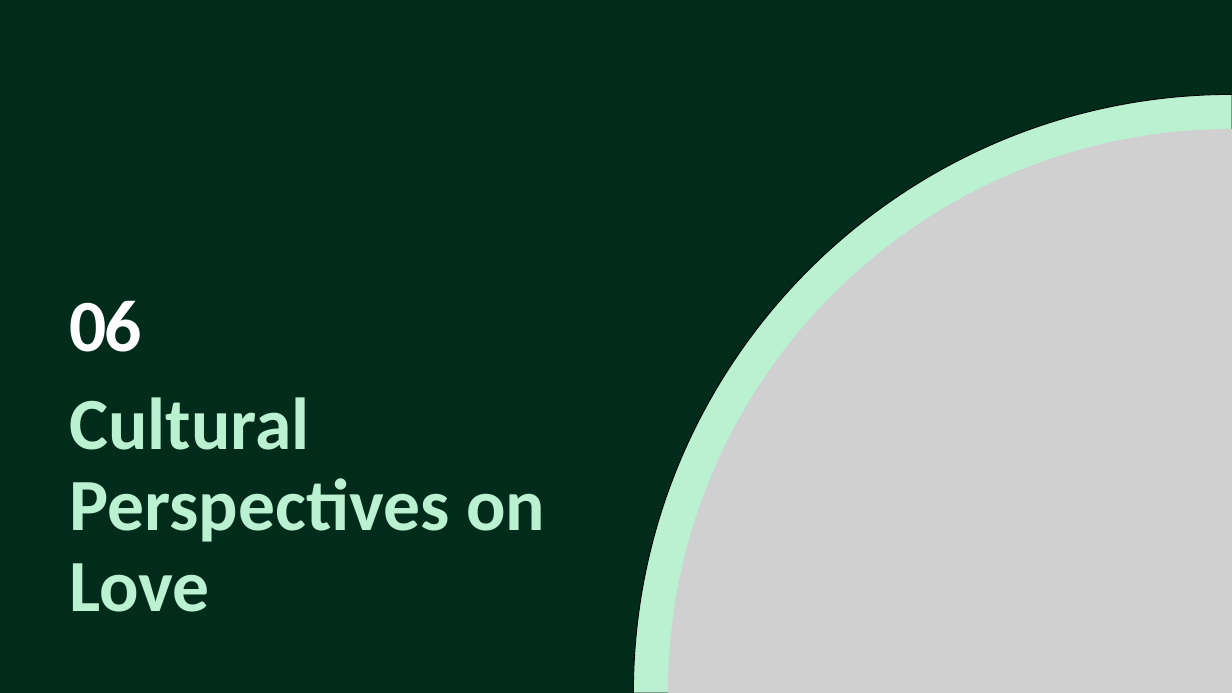
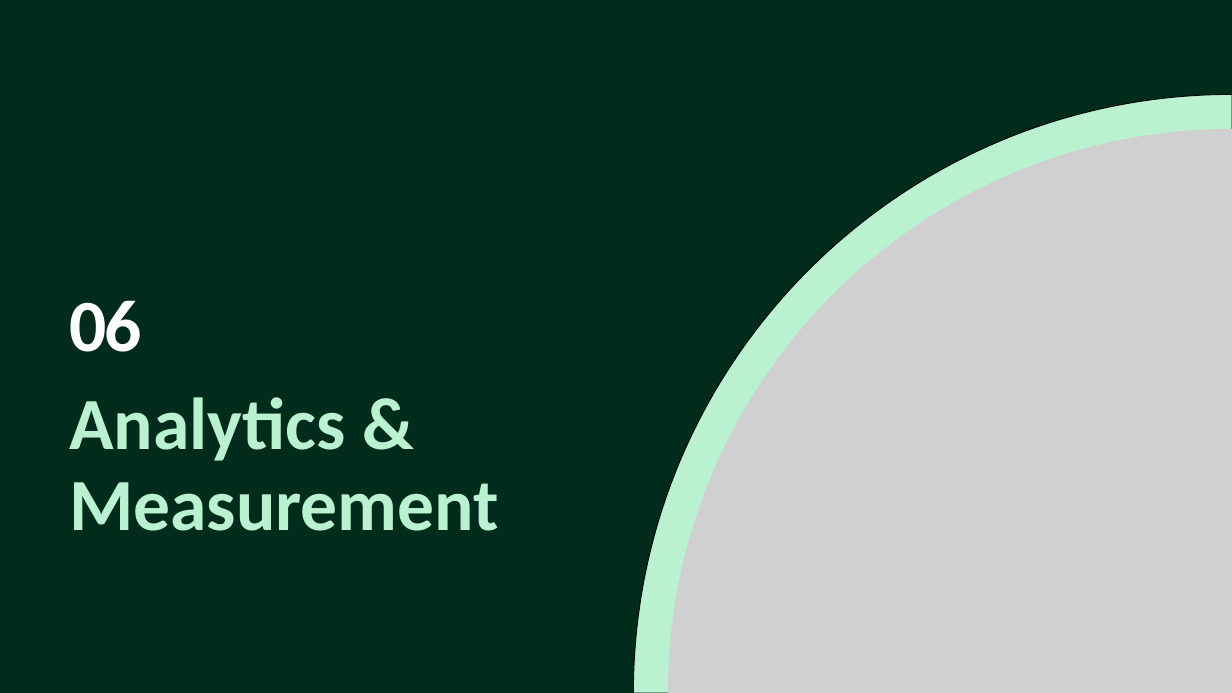
Before and after one commit to Manpreet1710/ppt-maker, a slide deck: slide 19 of output_ppt.pptx. Drawn at 1232x693 pixels with LibreOffice and Linux fonts; fonts in the diff are those of the drawing; grey boxes stand for pictures. Boxes give left, top, right and bottom in pixels: in the first picture for what was removed or moved away, otherwise in the second. Text is boxed around its words. In the diff, an @@ line names an element or a change of style, - is before the commit and + after.

```diff
--- a/output_ppt.pptx
+++ b/output_ppt.pptx
@@ text at (69, 397, 499, 531): text changed @@
-Cultural Perspectives on Love
+Analytics & Measurement
```
Also in this commit, not shown: 6 other slides changed, 13 slides added, 13 slides removed, 7 other files.
